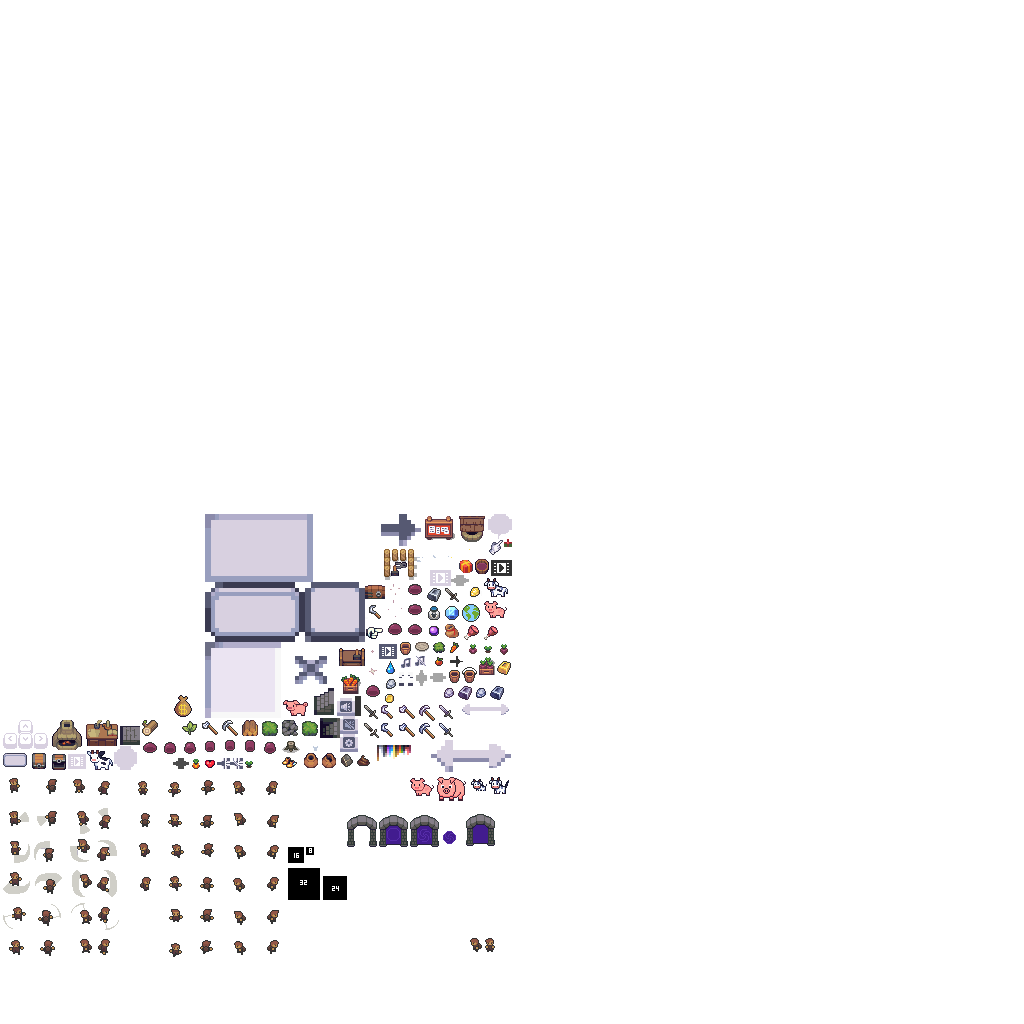
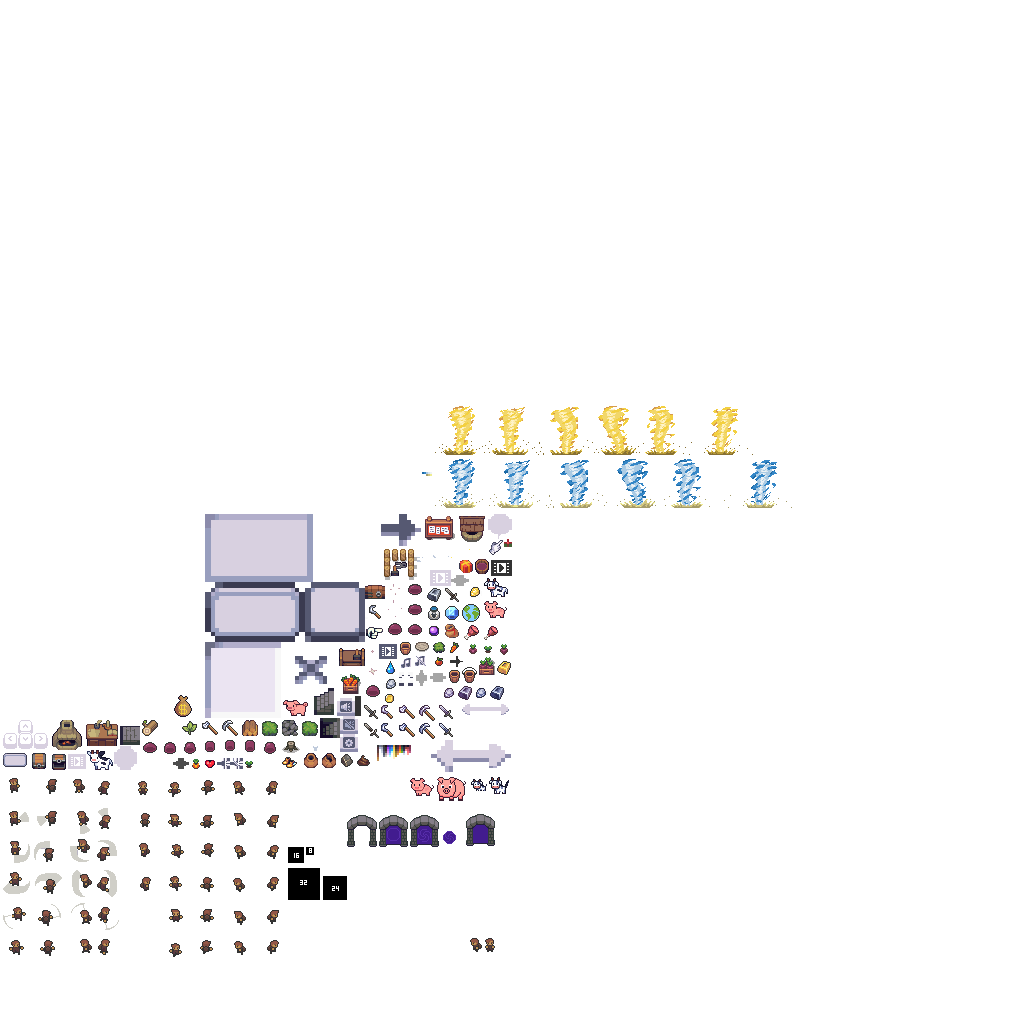
Layers edited between the first and the second w=1024, h=1024 image:
added layer "Смерч" above "Мост" over [422,406,792,508]
hid group "Мост" (1st of 2) (42 layers) over [560,484,731,508]
showed "Слой 1" over [422,406,792,508]
